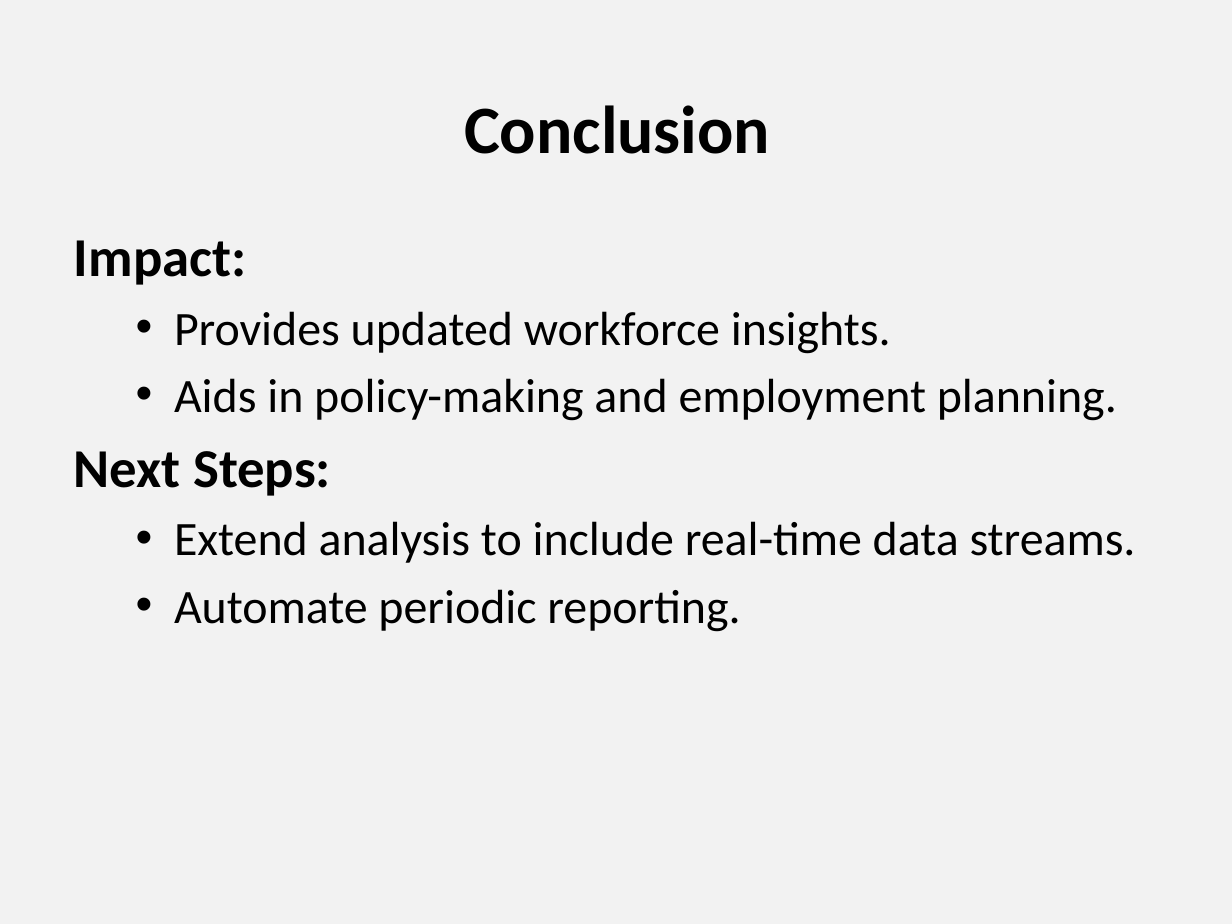
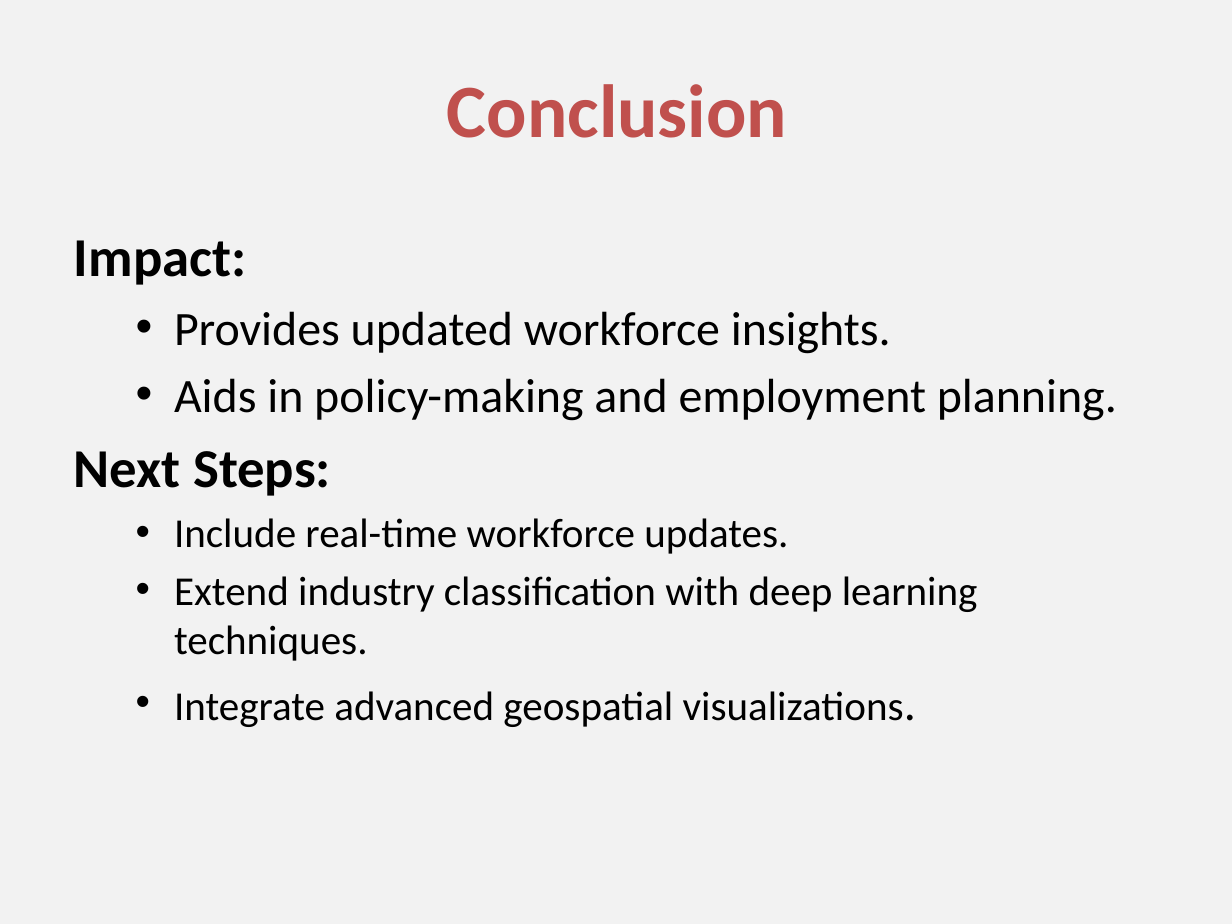
Before and after one commit to Thejasrajsathyamoorthy/Industrial-Human-Resources, a slide deck: slide 13 of I_HR Presentation.pptx (slide 14 before the commit). Drawn at 1232x924 pixels with LibreOffice and Linux fonts; fonts in the diff are those of the drawing. Boxes give left, top, right and bottom in pixels: in the first picture for what was removed or moved away, otherwise in the second. Text is boxed around its words. In the diff, an @@ line names an element or a change of style, - is before the commit and + after.

```diff
--- a/I_HR Presentation.pptx
+++ b/I_HR Presentation.pptx
@@ title "Conclusion": place and size @@
-title "Conclusion" at [464, 105, 770, 154]
+title "Conclusion" at [447, 84, 787, 138]
@@ title "Conclusion" at [447, 84, 787, 138]: size 39.6 to 44 pt, text colour #000000 to #C0504D @@
@@ text at [174, 518, 978, 727]: text changed; size 28 to 24 pt @@
-  • Extend analysis to include real-time data streams.
-  • Automate periodic reporting.
+  • Include real-time workforce updates.
+  • Extend industry classification with deep learning techniques.
+  • Integrate advanced geospatial visualizations.
```
Also in this commit, not shown: 7 other slides changed, 2 slides added, 1 slide removed.
